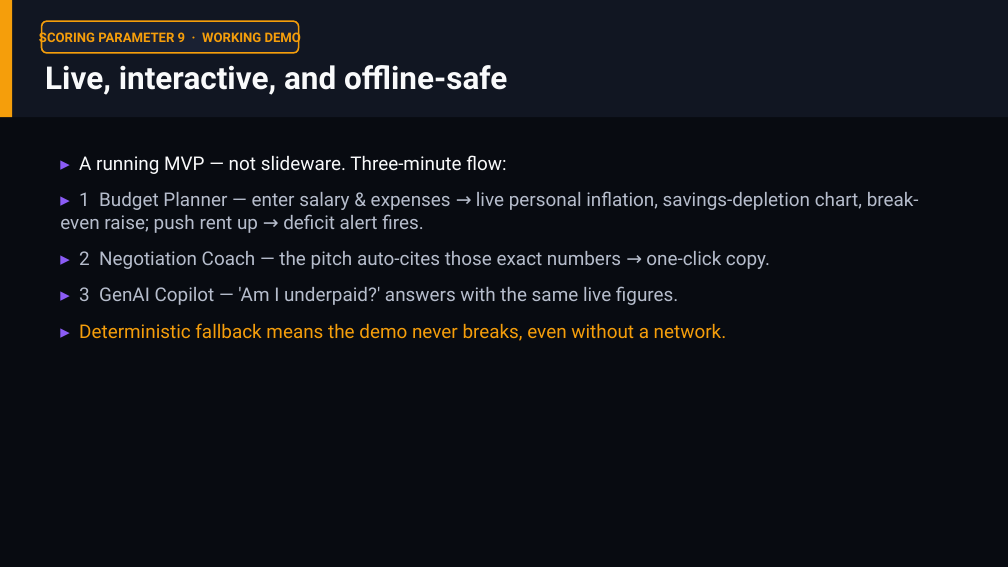
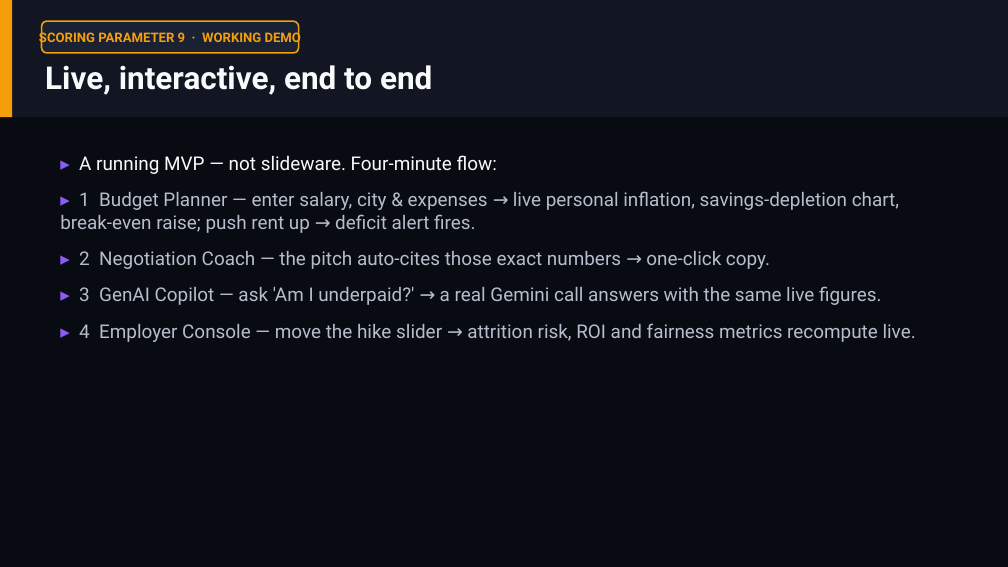
Before and after one commit to kanakakkl/salaryshield, a slide deck: slide 11 of deliverables/SalaryShield_Pitch_Deck.pptx. Drawn at 1008x567 pixels with LibreOffice and Linux fonts; fonts in the diff are those of the drawing. Boxes give left, top, right and bottom in pixels: in the first picture for what was removed or moved away, otherwise in the second. Text is boxed around its words. In the diff, an @@ line names an element or a change of style, - is before the commit and + after.

```diff
--- a/deliverables/SalaryShield_Pitch_Deck.pptx
+++ b/deliverables/SalaryShield_Pitch_Deck.pptx
@@ text at bbox=[45, 65, 432, 95]: text changed @@
-Live, interactive, and offline-safe
+Live, interactive, end to end
@@ text at bbox=[60, 155, 899, 233]: text changed @@
-▸ A running MVP — not slideware. Three-minute flow:
-▸ 1 Budget Planner — enter salary & expenses → live personal inflation, savings-depletion chart, break-even raise; push rent up → deficit alert fires.
+▸ A running MVP — not slideware. Four-minute flow:
+▸ 1 Budget Planner — enter salary, city & expenses → live personal inflation, savings-depletion chart, break-even raise; push rent up → deficit alert fires.
@@ text at bbox=[79, 286, 916, 342]: text changed; text colour #F59E0B to #B6BDCC @@
-▸ 3 GenAI Copilot — 'Am I underpaid?' answers with the same live figures.
-▸ Deterministic fallback means the demo never breaks, even without a network.
+▸ 3 GenAI Copilot — ask 'Am I underpaid?' → a real Gemini call answers with the same live figures.
+▸ 4 Employer Console — move the hike slider → attrition risk, ROI and fairness metrics recompute live.
```
Also in this commit, not shown: 5 other slides changed, 14 other files.
